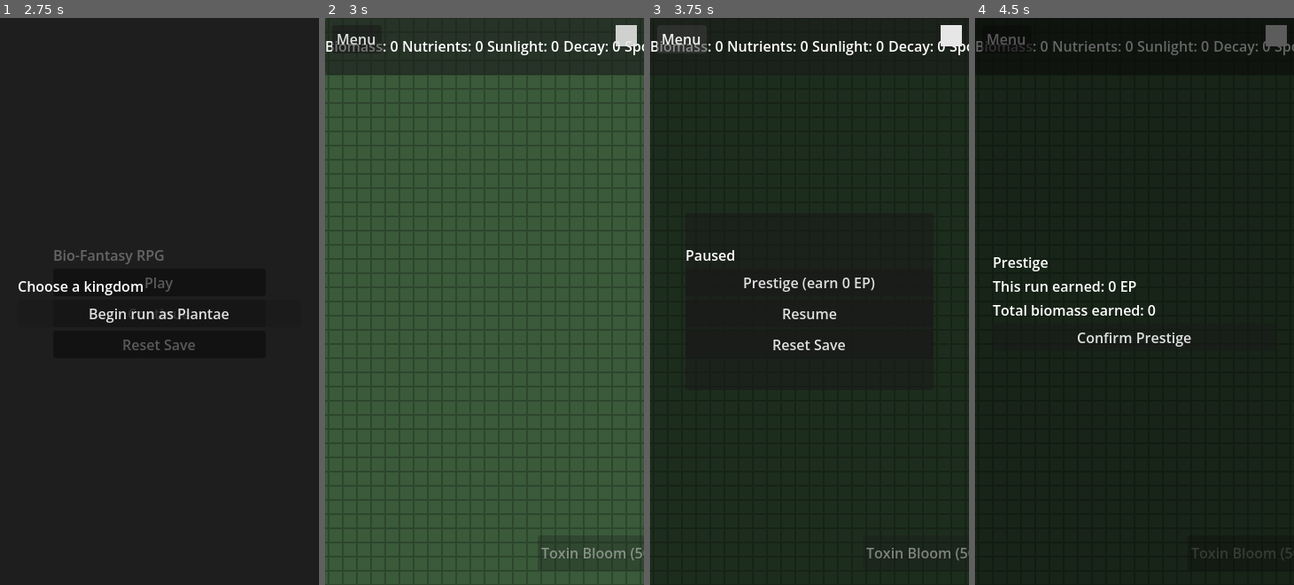
Above: before the commit, frames 1-4 (left to right).
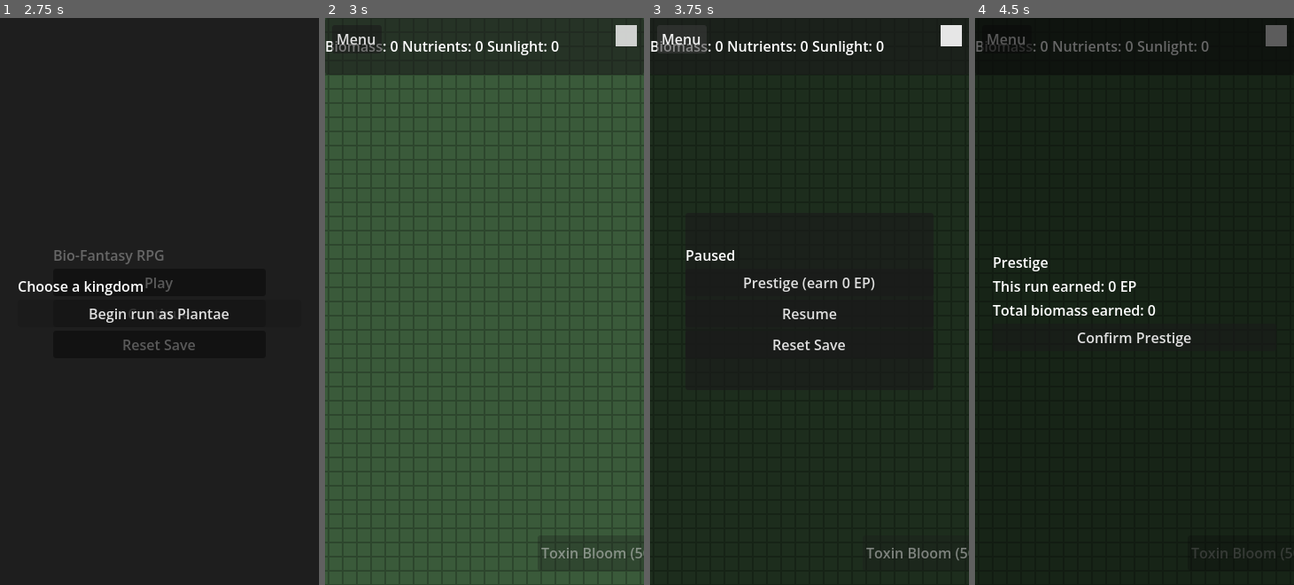
Above: after the commit, the same moments.

Repository: leonbzt/bio
Game: Godot game, scene res://scenes/main/boot.tscn
The game is run twice, just before and just after one commit, with the same random seed, the same clock (stepped at 60 frames per second) and the same inputs.
Inputs (mouse positions are in pixels of both pictures, inside the frame that each line leads up to):
- Up to frame 1 (2.75 s): tap Enter at 0.5 s; move the mouse to (229, 273) at 0.52 s; click (229, 273) at 0.67 s; click "Play" at 1.25 s; click "Play" at 2 s
- Up to frame 2 (3 s): click "Begin run as Plantae" at 2.75 s
- Up to frame 3 (3.75 s): click "Menu" at 3.5 s
- Up to frame 4 (4.5 s): click "Prestige (earn 0 EP)" at 4.25 s

Frame 1 is identical in both runs. In frame 2, 0.2% of the frame differs, in the area x 75-100%, y 0-10%; in frame 3, 0.2%; in frame 4, 0.2%.

Commit message:
Phase 7 core fixes

Diff:
--- a/scenes/world/world.tscn
+++ b/scenes/world/world.tscn
@@ -18,6 +18,7 @@
 [ext_resource type="Script" path="res://scripts/systems/corpse_system.gd" id="17"]
 [ext_resource type="Script" path="res://scripts/systems/fungi_colonization.gd" id="18"]
 [ext_resource type="Script" path="res://scripts/systems/spore_infection_handler.gd" id="19"]
+[ext_resource type="Script" path="res://scripts/systems/ambient_modifier_system.gd" id="20"]
 
 [node name="World" type="Node2D"]
 
@@ -63,6 +64,9 @@
 [node name="SporeInfectionHandler" type="Node" parent="Systems"]
 script = ExtResource("19")
 
+[node name="AmbientModifierSystem" type="Node" parent="Systems"]
+script = ExtResource("20")
+
 [node name="AbilitySystem" type="Node" parent="Systems"]
 script = ExtResource("12")
 
--- a/scripts/autoloads/audio_manager.gd
+++ b/scripts/autoloads/audio_manager.gd
@@ -1,19 +1,96 @@
 extends Node
 ##
-## AudioManager — central audio routing. Implementation deferred to Phase 7 polish.
+## AudioManager — central audio routing.
 ##
+
+const MUSIC_BY_KINGDOM := {
+	&"plantae": "res://assets/audio/music/plantae_loop.ogg",
+	&"fungi": "res://assets/audio/music/fungi_loop.ogg",
+	&"symbiosis": "res://assets/audio/music/symbiosis_loop.ogg"
+}
+
+var _music_a: AudioStreamPlayer
+var _music_b: AudioStreamPlayer
+var _active_player: AudioStreamPlayer
+var _current_track_path: String = ""
+
+
+func _ready() -> void:
+	_music_a = _make_music_player()
+	_music_b = _make_music_player()
+	_active_player = _music_a
+	EventBus.run_started.connect(_on_run_changed)
+	EventBus.run_loaded.connect(_on_run_loaded_for_music)
 
 
 func play_sfx(_sfx_id: StringName) -> void:
-	# TODO Phase 7
+	# TODO Phase 7: SFX system is handled in a separate brief.
 	pass
 
 
 func play_music(_track_id: StringName, _fade_in: float = 0.5) -> void:
-	# TODO Phase 7
-	pass
+	var path: String = ""
+	if MUSIC_BY_KINGDOM.has(_track_id):
+		path = MUSIC_BY_KINGDOM[_track_id]
+	elif String(_track_id).begins_with("res://"):
+		path = String(_track_id)
+	if path == "":
+		return
+	play_music_path(path, _fade_in)
 
 
-func stop_music(_fade_out: float = 0.5) -> void:
-	# TODO Phase 7
-	pass
+func stop_music(fade_out: float = 0.5) -> void:
+	_current_track_path = ""
+	var tween := create_tween()
+	tween.tween_property(_active_player, "volume_db", -80.0, fade_out)
+	tween.tween_callback(func() -> void:
+		_active_player.stop()
+	)
+
+
+func _make_music_player() -> AudioStreamPlayer:
+	var p := AudioStreamPlayer.new()
+	p.bus = "Master"
+	p.volume_db = -80.0
+	add_child(p)
+	return p
+
+
+func _on_run_changed(kingdom_id: StringName) -> void:
+	var path: String = MUSIC_BY_KINGDOM.get(kingdom_id, "")
+	if path == "":
+		stop_music()
+		return
+	play_music_path(path)
+
+
+func _on_run_loaded_for_music(_v: int) -> void:
+	_on_run_changed(GameState.current_kingdom_id)
+
+
+func play_music_path(path: String, fade_seconds: float = 1.0) -> void:
+	if path == _current_track_path:
+		return
+	_current_track_path = path
+
+	var stream := load(path) as AudioStream
+	if stream == null:
+		push_warning("AudioManager: missing music %s" % path)
+		return
+	if stream is AudioStreamOggVorbis:
+		(stream as AudioStreamOggVorbis).loop = true
+
+	var incoming: AudioStreamPlayer = _music_b if _active_player == _music_a else _music_a
+	incoming.stream = stream
+	incoming.volume_db = -80.0
+	incoming.play()
+
+	var outgoing: AudioStreamPlayer = _active_player
+	_active_player = incoming
+
+	var tween := create_tween().set_parallel(true)
+	tween.tween_property(incoming, "volume_db", 0.0, fade_seconds)
+	tween.tween_property(outgoing, "volume_db", -80.0, fade_seconds)
+	tween.chain().tween_callback(func() -> void:
+		outgoing.stop()
+	)
--- a/scripts/autoloads/save_system.gd
+++ b/scripts/autoloads/save_system.gd
@@ -7,6 +7,8 @@
 
 const SAVE_VERSION: int = 4
 const SAVE_PATH: String = "user://save.json"
+const TEMP_PATH: String = "user://save.json.tmp"
+const BACKUP_PATH: String = "user://save.json.bak"
 
 
 func _ready() -> void:
@@ -22,25 +24,30 @@
 
 
 func save_now() -> void:
-	# TODO brief 03 — synchronous write, safe to call from tree_exiting.
-	var save_dict := {
-		"save_version": SAVE_VERSION,
-		"saved_at_unix": Time.get_unix_time_from_system(),
-		"meta": GameState.meta_save if GameState.meta_save is Dictionary else {},
-		"run": GameState.run_save if GameState.run_save is Dictionary else {}
-	}
-
-	var file := FileAccess.open(SAVE_PATH, FileAccess.WRITE)
-	if file == null:
-		push_error("SaveSystem: failed to open save file for write: %s" % SAVE_PATH)
+	var save_dict := _build_save_dict()
+	var json: String = JSON.stringify(save_dict, "\t")
+
+	var tmp := FileAccess.open(TEMP_PATH, FileAccess.WRITE)
+	if tmp == null:
+		push_error("SaveSystem: failed to open temp file %s" % TEMP_PATH)
 		return
-	file.store_string(JSON.stringify(save_dict, "\t"))
+	tmp.store_string(json)
+	tmp.close()
+
+	if FileAccess.file_exists(SAVE_PATH):
+		if FileAccess.file_exists(BACKUP_PATH):
+			DirAccess.remove_absolute(BACKUP_PATH)
+		DirAccess.rename_absolute(SAVE_PATH, BACKUP_PATH)
+	DirAccess.rename_absolute(TEMP_PATH, SAVE_PATH)
 
 
 func load_or_create() -> void:
-	# TODO brief 03 — load existing or build default. Hydrate GameState.
-	# Emit EventBus.run_loaded(save_version) when done.
-	if not FileAccess.file_exists(SAVE_PATH):
+	var data: Dictionary = _try_load(SAVE_PATH)
+	if data.is_empty():
+		data = _try_load(BACKUP_PATH)
+		if not data.is_empty():
+			push_warning("SaveSystem: primary save corrupted, restored from backup")
+	if data.is_empty():
 		var fresh := _build_default_save()
 		_write_save(fresh)
 		GameState.meta_save = fresh["meta"]
@@ -49,36 +56,7 @@
 		EventBus.run_loaded.emit(fresh["save_version"])
 		return
 
-	var file := FileAccess.open(SAVE_PATH, FileAccess.READ)
-	if file == null:
-		push_error("SaveSystem: failed to open save file for read: %s" % SAVE_PATH)
-		return
-
-	var parse := JSON.new()
-	var err := parse.parse(file.get_as_text())
-	if err != OK:
-		push_error("SaveSystem: failed to parse save JSON: %s" % SAVE_PATH)
-		return
-
-	var raw: Variant = parse.data
-	if not (raw is Dictionary):
-		push_error("SaveSystem: save JSON root is not a Dictionary.")
-		return
-	var data: Dictionary = raw as Dictionary
-
-	var save_version := int(data.get("save_version", 0))
-	if save_version > SAVE_VERSION:
-		push_error("SaveSystem: save version %d is newer than build %d." % [save_version, SAVE_VERSION])
-		return
-	if save_version < SAVE_VERSION:
-		data = migrate(data, save_version)
-		data["save_version"] = SAVE_VERSION
-		_write_save(data)
-
-	GameState.meta_save = data.get("meta", {})
-	GameState.run_save = data.get("run", {})
-	GameState.last_save_unix = int(data.get("saved_at_unix", 0))
-	EventBus.run_loaded.emit(int(data.get("save_version", SAVE_VERSION)))
+	_apply_loaded(data)
 
 
 func reset_save() -> void:
@@ -86,6 +64,10 @@
 		var err := DirAccess.remove_absolute(SAVE_PATH)
 		if err != OK:
 			push_error("SaveSystem: failed to delete save file: %s" % SAVE_PATH)
+	if FileAccess.file_exists(BACKUP_PATH):
+		DirAccess.remove_absolute(BACKUP_PATH)
+	if FileAccess.file_exists(TEMP_PATH):
+		DirAccess.remove_absolute(TEMP_PATH)
 	var fresh := _build_default_save()
 	_write_save(fresh)
 	GameState.meta_save = fresh["meta"]
@@ -197,3 +179,45 @@
 		push_error("SaveSystem: failed to open save file for write: %s" % SAVE_PATH)
 		return
 	file.store_string(JSON.stringify(save_dict, "\t"))
+
+
+func _build_save_dict() -> Dictionary:
+	return {
+		"save_version": SAVE_VERSION,
+		"saved_at_unix": Time.get_unix_time_from_system(),
+		"meta": GameState.meta_save if GameState.meta_save is Dictionary else {},
+		"run": GameState.run_save if GameState.run_save is Dictionary else {}
+	}
+
+
+func _try_load(path: String) -> Dictionary:
+	if not FileAccess.file_exists(path):
+		return {}
+	var file := FileAccess.open(path, FileAccess.READ)
+	if file == null:
+		return {}
+	var text: String = file.get_as_text()
+	file.close()
+	var parser := JSON.new()
+	if parser.parse(text) != OK:
+		push_warning("SaveSystem: JSON parse failed for %s" % path)
+		return {}
+	var raw: Variant = parser.data
+	if not (raw is Dictionary):
+		return {}
+	var data: Dictionary = raw as Dictionary
+	var save_version := int(data.get("save_version", 0))
+	if save_version > SAVE_VERSION:
+		push_error("SaveSystem: %s has newer save_version (%d > %d)" % [path, save_version, SAVE_VERSION])
+		return {}
+	if save_version < SAVE_VERSION:
+		data = migrate(data, save_version)
+		data["save_version"] = SAVE_VERSION
+	return data
+
+
+func _apply_loaded(data: Dictionary) -> void:
+	GameState.meta_save = data.get("meta", {})
+	GameState.run_save = data.get("run", {})
+	GameState.last_save_unix = int(data.get("saved_at_unix", 0))
+	EventBus.run_loaded.emit(int(data.get("save_version", SAVE_VERSION)))
--- /dev/null
+++ b/scripts/systems/ambient_modifier_system.gd
@@ -0,0 +1,32 @@
+extends Node
+
+# Maps active event id -> multipliers applied while the event is active.
+var _active: Dictionary[StringName, Dictionary] = {}
+
+
+func _ready() -> void:
+	EventBus.event_started.connect(_on_event_started)
+	EventBus.event_resolved.connect(_on_event_resolved)
+
+
+func _on_event_started(event_id: StringName, payload: Dictionary) -> void:
+	var mods: Dictionary = {}
+	if payload.has("nutrient_multiplier"):
+		mods["nutrient_multiplier"] = float(payload["nutrient_multiplier"])
+	if payload.has("sunlight_multiplier"):
+		mods["sunlight_multiplier"] = float(payload["sunlight_multiplier"])
+	if mods.is_empty():
+		return
+	_active[event_id] = mods
+
+
+func _on_event_resolved(event_id: StringName, _outcome: StringName) -> void:
+	_active.erase(event_id)
+
+
+func get_multiplier(key: StringName) -> float:
+	var product: float = 1.0
+	for mods in _active.values():
+		if mods.has(key):
+			product *= float(mods[key])
+	return product
--- a/scripts/systems/corpse_system.gd
+++ b/scripts/systems/corpse_system.gd
@@ -10,7 +10,6 @@
 
 
 func _ready() -> void:
-	EventBus.organism_died.connect(_on_organism_died)
 	EventBus.tick.connect(_on_tick)
 	EventBus.run_loaded.connect(_on_run_loaded)
 	EventBus.replay_started.connect(_on_replay_started)
@@ -41,11 +40,6 @@
 
 func is_corpse_at(coord: Vector2i) -> bool:
 	return _corpses.has(coord)
-
-
-func _on_organism_died(_organism_id: int, _cause: StringName) -> void:
-	# Corpse spawns are initiated by HerbivoreManager with coord context.
-	return
 
 
 func _on_tick(_delta_seconds: float) -> void:
--- a/scripts/systems/growth_system.gd
+++ b/scripts/systems/growth_system.gd
@@ -10,6 +10,7 @@
 
 @onready var _territory: Node = get_node("../TerritorySystem")
 @onready var _nutrients: Node = get_node("../NutrientSystem")
+@onready var _ambient: Node = get_node("../AmbientModifierSystem")
 
 
 func _ready() -> void:
@@ -89,13 +90,16 @@
 		if base_yield == 0.0:
 			continue
 		var total: float = 0.0
+		var sun_mult: float = 1.0
+		if _ambient.has_method("get_multiplier"):
+			sun_mult = float(_ambient.get_multiplier(&"sunlight_multiplier"))
 		for coord in coords:
 			var per_tile: float = base_yield * base_mult
 			if resource_key == &"biomass":
 				var biome: BiomeData = _nutrients.get_biome_at(coord)
 				if biome == null:
 					continue
-				per_tile *= biome.sunlight_per_tick
+				per_tile *= biome.sunlight_per_tick * sun_mult
 				per_tile *= (1.0 + float(trait_mods.get(&"biomass_per_tile", 0.0)))
 				per_tile *= meta_mult
 			elif resource_key == &"decay":
--- a/scripts/systems/nutrient_system.gd
+++ b/scripts/systems/nutrient_system.gd
@@ -7,6 +7,7 @@
 
 @onready var _tile_grid: Node = get_node("../../TileGrid")
 @onready var _territory: Node = get_node("../TerritorySystem")
+@onready var _ambient: Node = get_node("../AmbientModifierSystem")
 
 
 func _ready() -> void:
@@ -64,15 +65,20 @@
 func _on_tick(_delta_seconds: float) -> void:
 	if not _territory.has_method("get_surface_owned_coords"):
 		return
+	var sun_mult: float = 1.0
+	var nut_mult: float = 1.0
+	if _ambient.has_method("get_multiplier"):
+		sun_mult = float(_ambient.get_multiplier(&"sunlight_multiplier"))
+		nut_mult = float(_ambient.get_multiplier(&"nutrient_multiplier"))
 	var coords: Array[Vector2i] = _territory.get_surface_owned_coords()
 	for coord in coords:
 		var biome: BiomeData = _biome_by_coord.get(coord, null)
 		if biome == null:
 			continue
 		if biome.sunlight_per_tick != 0.0:
-			ResourceLedger.add(ResourceLedger.SUNLIGHT, biome.sunlight_per_tick)
+			ResourceLedger.add(ResourceLedger.SUNLIGHT, biome.sunlight_per_tick * sun_mult)
 		if biome.nutrient_per_tick != 0.0:
-			ResourceLedger.add(ResourceLedger.NUTRIENTS, biome.nutrient_per_tick)
+			ResourceLedger.add(ResourceLedger.NUTRIENTS, biome.nutrient_per_tick * nut_mult)
 		if biome.decay_per_tick != 0.0:
 			ResourceLedger.add(ResourceLedger.DECAY, biome.decay_per_tick)
 
--- a/scripts/systems/spore_infection_handler.gd
+++ b/scripts/systems/spore_infection_handler.gd
@@ -4,6 +4,7 @@
 const KINGDOM_ID: StringName = &"fungi"
 
 @onready var _territory: Node = get_node("../TerritorySystem")
+@onready var _tile_grid: Node = get_node("../../TileGrid")
 
 var _spread_counter: int = 0
 var _spread_every: int = 5
@@ -57,7 +58,7 @@
 			var neighbor: Vector2i = c + offset
 			if neighbor.x < 0 or neighbor.y < 0:
 				continue
-			if neighbor.x >= 32 or neighbor.y >= 48:
+			if neighbor.x >= int(_tile_grid.GRID_WIDTH) or neighbor.y >= int(_tile_grid.GRID_HEIGHT):
 				continue
 			if seen.has(neighbor):
 				continue
--- a/scripts/ui/hud.gd
+++ b/scripts/ui/hud.gd
@@ -14,6 +14,33 @@
 	ResourceLedger.SUNLIGHT: "Sunlight",
 	ResourceLedger.DECAY: "Decay",
 	ResourceLedger.SPORES: "Spores"
+}
+
+const VISIBLE_RESOURCES_BY_KINGDOM := {
+	&"plantae": [
+		ResourceLedger.BIOMASS,
+		ResourceLedger.NUTRIENTS,
+		ResourceLedger.SUNLIGHT
+	],
+	&"fungi": [
+		ResourceLedger.NUTRIENTS,
+		ResourceLedger.DECAY,
+		ResourceLedger.SPORES
+	],
+	&"symbiosis": [
+		ResourceLedger.BIOMASS,
+		ResourceLedger.NUTRIENTS,
+		ResourceLedger.SUNLIGHT,
+		ResourceLedger.DECAY,
+		ResourceLedger.SPORES
+	],
+	&"": [
+		ResourceLedger.BIOMASS,
+		ResourceLedger.NUTRIENTS,
+		ResourceLedger.SUNLIGHT,
+		ResourceLedger.DECAY,
+		ResourceLedger.SPORES
+	]
 }
 
 const EVENT_INDEX_PATH: String = "res://data/events/_index.tres"
@@ -61,6 +88,7 @@
 	EventBus.run_loaded.connect(_on_run_loaded_for_layer)
 	_refresh_layer_toggle_visibility()
 	_refresh_layer_toggle_label()
+	_refresh_resource_visibility()
 
 
 func _bind_labels() -> void:
@@ -108,11 +136,13 @@
 func _on_run_started(_kingdom_id: StringName) -> void:
 	_refresh_layer_toggle_visibility()
 	_refresh_layer_toggle_label()
+	_refresh_resource_visibility()
 
 
 func _on_run_loaded_for_layer(_save_version: int) -> void:
 	_refresh_layer_toggle_visibility()
 	_refresh_layer_toggle_label()
+	_refresh_resource_visibility()
 
 
 func _refresh_layer_toggle_visibility() -> void:
@@ -138,6 +168,15 @@
 	else:
 		_layer_toggle.text = "Layer: Plant"
 		_layer_toggle.modulate = Color(0.55, 0.85, 0.55)
+
+
+func _refresh_resource_visibility() -> void:
+	var visible_set: Array = VISIBLE_RESOURCES_BY_KINGDOM.get(
+		GameState.current_kingdom_id,
+		VISIBLE_RESOURCES_BY_KINGDOM[&""]
+	)
+	for resource_id in _labels.keys():
+		_labels[resource_id].visible = visible_set.has(resource_id)
 
 
 
Not shown, added: docs/briefs/phase_7/phase_7_changes.diff
